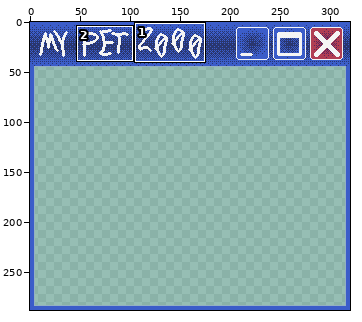
A pixel-art file gets an edit: Sprites/menus/window-base-framing/base.ase. Above, an overview of the earlier version with the close-up marked.
Close-up. The starting point:
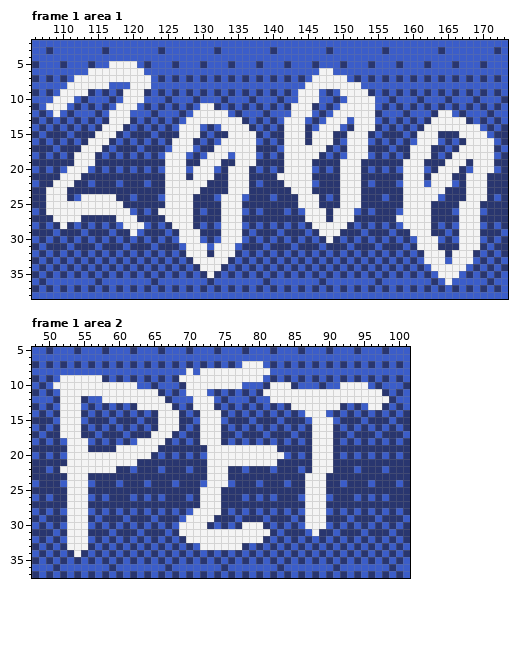
320x288 pixels, 8 frames. Shown: frame 1 area 1: x 106..173, y 2..38; frame 1 area 2: x 48..101, y 5..37. The commit also changed other frames or places, which this record leaves out.
Now the later version:
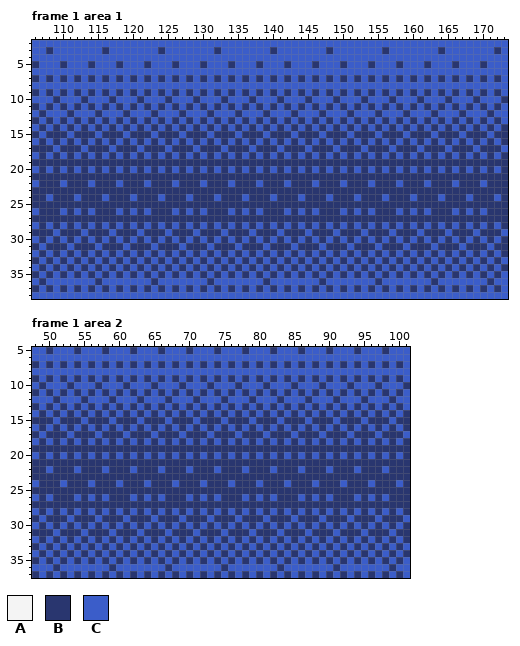
Palette (. is transparent): A #f4f4f4  B #29366f  C #3b5dc9
From old to new:
layer "title" now hidden
Changed rows in their new state; - is an unchanged pixel.
Frame 1 area 1:
first column x 108:
 5 ---------CBCC---------------------------------------------------
 6 ------CCCCCCCC-------------------------CC-----------------------
 7 ----BCBCBCBCBCB-----------------------BCBCB---------------------
 8 ---CCCCCC---CCC----------------------CCCCCCCC-------------------
 9 --BCBC-----CBC----------------------BCB---BCBC------------------
10 -BCC-------CCB----------------------CBC----CCBC-----------------
11 BCB-------BCB---------BC-----------CBC----BCBCB-----------------
12 -C-------CCB---------CCBCC---------BCC---CCBCCC---------CC------
13 ---------CBC--------BCBCBCBC------BCB---BCB-BCB--------CBCBC----
14 --------CBC--------BCB---BCBC-----CBC--BCB--CBC-------CBCBCBCB--
15 -------CBB---------CBB----BCBB----BCB-BCB--CBB-------BBC---CBBB-
16 ------CBC---------CBC----BCBCB----CBC-CBC--BCB-------BCB----CBCB
17 -----CBB----------BBB---BCBBBC----BBBCBB---BBC------BCB----BBCBB
18 ----CBC----------BCB---BCB-BCB----CBCBC----BCB------CBC---CBCBCB
19 ----BBB----------BBB--BBB--BBB----BBBB----BBB------BBB---BBB-BBB
20 ---BCB-----------BCB-BCB--CBC-----CBCB----CBC------BCB--CBC--BCB
21 --BBB------------BBB-BBB--BBB----BBBBB----BBB------BBB-BBB--BBB-
22 -BCB-------------BCBBBC---CBB-----CBBB----CBB------BBB-BBB--BBC-
23 BBB--------------BBBBB----BBB------BBB----BBB------BBBBBB---BBB-
24 CBB--BBBCB-------BBBC----BBB--------CBB---BBC------BCBBB----CBB-
25 BBBBBBBBBBB------BBBB----BBB--------BBB---BBB------BBBB----BBB--
26 BBCBCBCBBBCB----BBCBC----BCB---------BCB-BCB-------BCBC----BCB--
27 -BBBB-----BBB----BBBB----BBB---------BBB-BBB------BBBBB----BBB--
28 --C--------BCB----CBC----BCB----------CBCBC--------BCBC----BCB--
29 ------------B------BBC---CBB-----------BBC----------BCB----BBC--
30 -------------------BCB---BCB------------C------------BCB---BCB--
31 --------------------BBB-BBB--------------------------BBC---CBB--
32 --------------------CBC-CBC---------------------------CBC-CBC---
33 ---------------------CBCBC----------------------------BCB-BCB---
34 ----------------------CBC------------------------------BCBCB----
35 -----------------------C--------------------------------BCB-----
36 ---------------------------------------------------------C------
Frame 1 area 2:
first column x 51:
 7 ---------------------------BCB------------------
 8 -------------------C-CCCCCCCCCC-----------------
 9 -BCBCBC-----------CBCBCBCBCBCB------------------
10 CCBCCCBCCCBC-------CCCBCCCB----CCC-------CBCC---
11 -BCBCBCBCBCBCBC----BCB--------CBCBCBCBCBCBCBCBC-
12 -CCC---CBCCCBCCC----BCC--------CBCCCBCCCBCCCBCCC
13 -BCB--------CBCBC---CBC-----------CBCBCBC----BC-
14 -CBC-----------CBC---CBC------------BCB---------
15 -BBB-----------BCB---BBB-------------BBB--------
16 -CBC-----------CBC---CBC-------------CBC--------
17 -BCB----------CBB----BCB-------------BCB--------
18 --BCB-------BCBC-----CBC-------------CBC--------
19 --BBB----BBBBBB-------BBBBBBBBBB-----BBB--------
20 --BCBCBCBCBCBC--------BCBCBCBCBCB----CBC--------
21 --BBBBBBBBBB----------BBBBBBBBBB-----BBB--------
22 -BBCBBBCB-------------BCB------------BBC--------
23 --BBB-----------------BBB-----------BBB---------
24 --BBB-----------------BBB-----------BCB---------
25 --BBB----------------BBB------------BBB---------
26 --BCB----------------CBC------------BCB---------
27 --BBB----------------BBB------------BBB---------
28 --BCB---------------BCBC------------BCB---------
29 --CBB--------------BBBC-------------BBC---------
30 --BCB-------------BCBC-----CBC------BCB---------
31 --BBC-------------BBCBBBCBBBCBB------B----------
32 --BCB--------------CBCBCBCBCBC------------------
33 --CBC----------------BCBCBC---------------------
34 ---C--------------------------------------------
Where, in picture pixels (left, top, right, bottom), the same in both close-ups:
changed: (46, 61, 494, 285)
changed: (53, 361, 389, 557)
